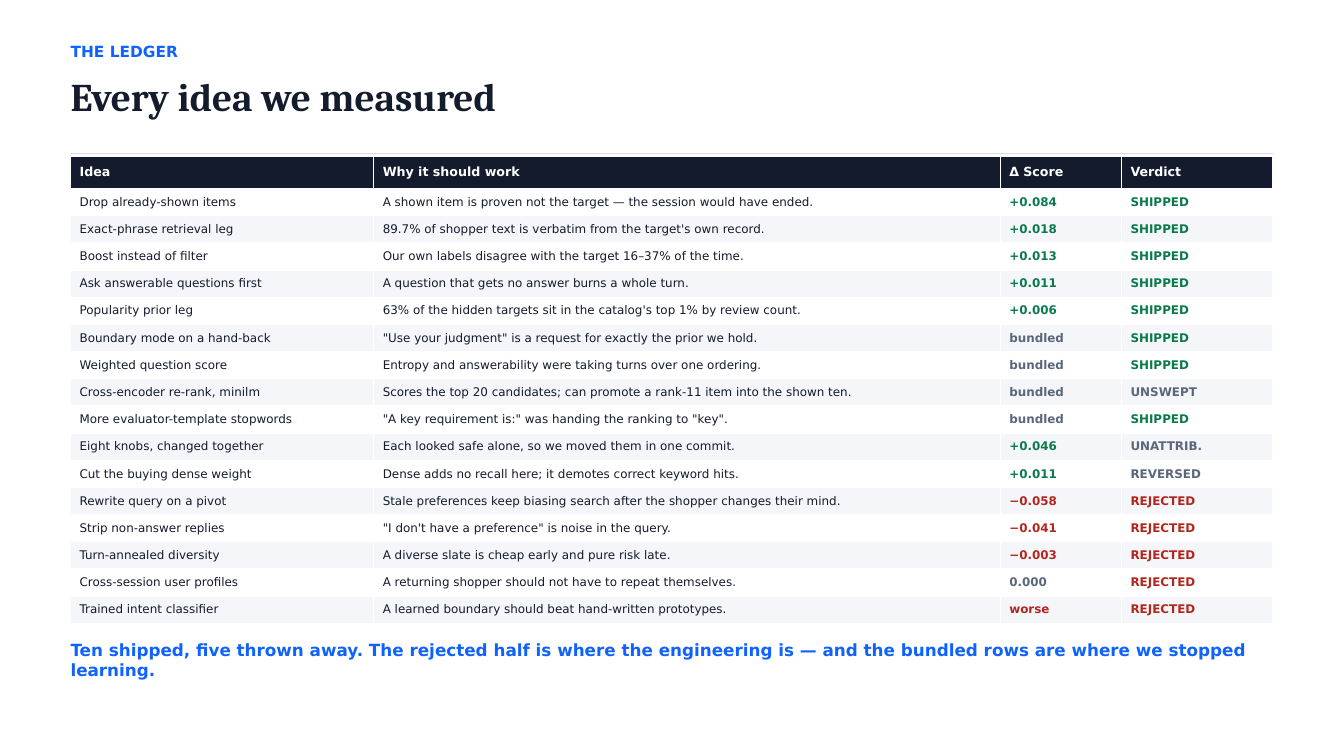
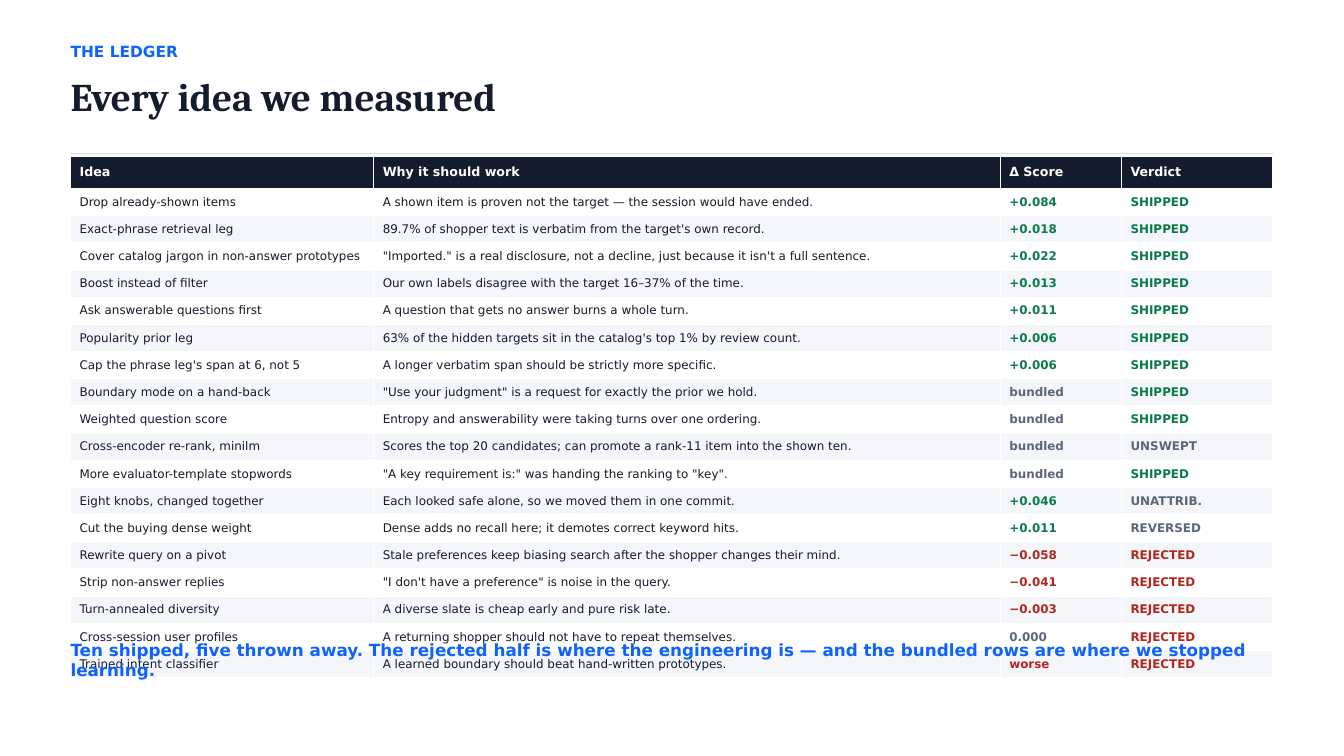
Before and after one commit to kxphan05/Spider-Rank, a slide deck: slide 12 of dist/techjam_track4.pptx. Drawn at 1344x756 pixels with LibreOffice and Linux fonts; fonts in the diff are those of the drawing. Boxes give left, top, right and bottom in pixels: in the first picture for what was removed or moved away, otherwise in the second. Text is boxed around its words. In the diff, an @@ line names an element or a change of style, - is before the commit and + after.

```diff
--- a/dist/techjam_track4.pptx
+++ b/dist/techjam_track4.pptx
@@ table at (71, 156, 1273, 679) @@
+row 4: Cover catalog jargon in non-answer prototypes | "Imported." is a real disclosure, not a decline, just because it isn't a full sentence. | +0.022 | SHIPPED
+row 8: Cap the phrase leg's span at 6, not 5 | A longer verbatim span should be strictly more specific. | +0.006 | SHIPPED
```
Also in this commit, not shown: 1 other slide changed, 2 other files.
